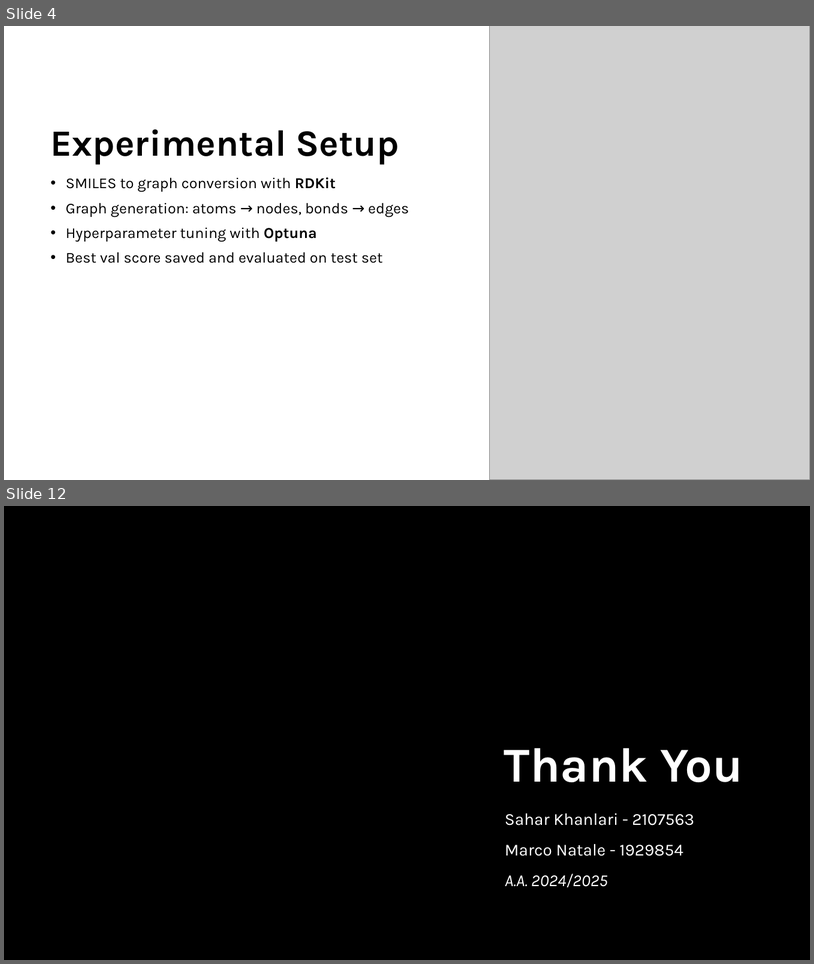
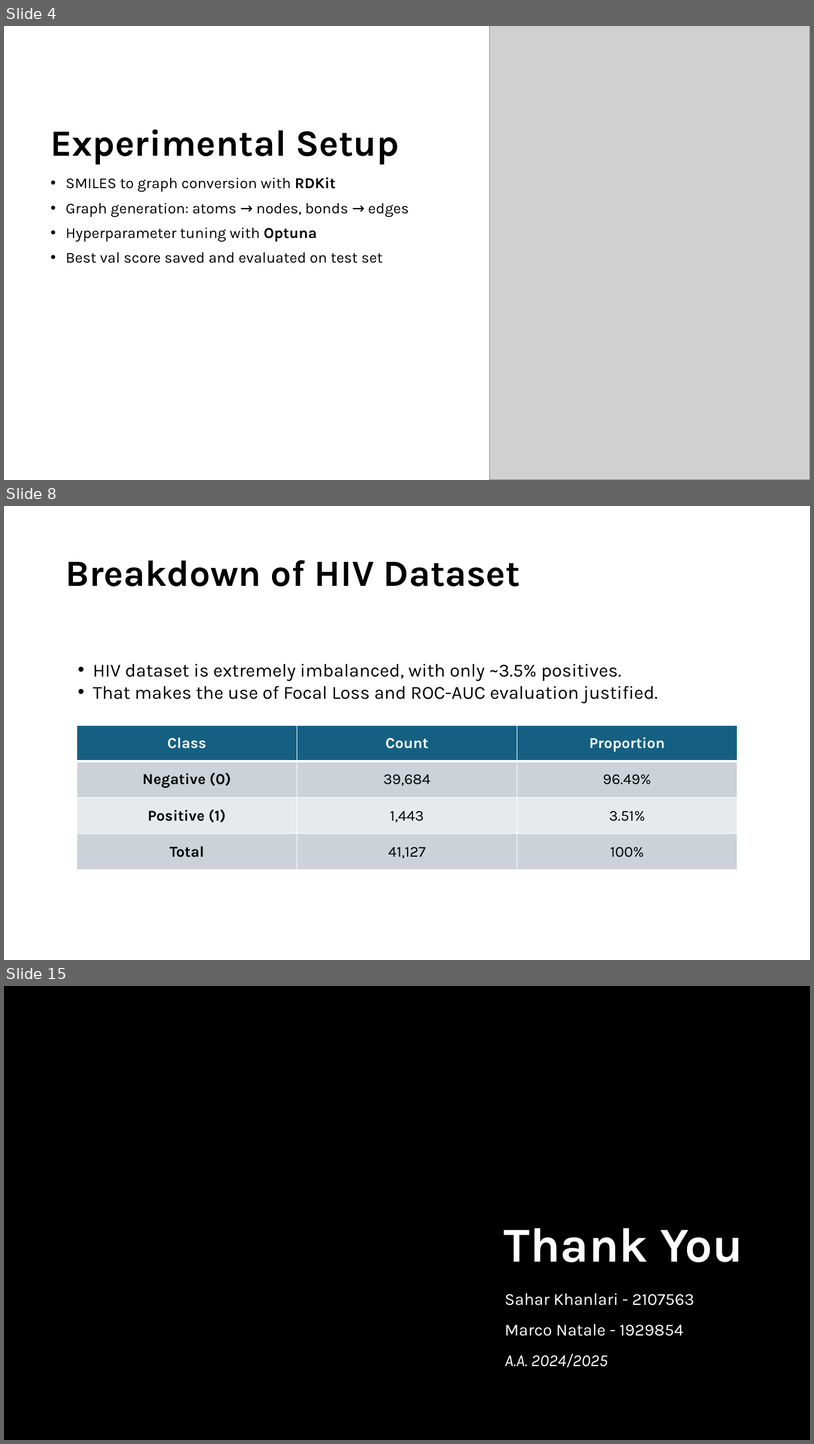
Before and after one commit to Marcoxmas/DataMiningProj, a slide deck: presentation/DM_Presentation.pptx. Shown one above the other, each under a label of ours: slides 4 and 12 before the commit, slides 4, 8 and 15 after it; the slides between them are not shown. The pictures are 814x964 and 814x1444 pixels, drawn with LibreOffice and Linux fonts; fonts in the diff are those of the drawing; grey boxes stand for pictures; background and template pictures are left out. Boxes give left, top, right and bottom in pixels: in the first picture for what was removed or moved away, otherwise in the second. Text is boxed around its words. In the diff, an @@ line names an element or a change of style, - is before the commit and + after.

```diff
--- a/presentation/DM_Presentation.pptx
+++ b/presentation/DM_Presentation.pptx
@@ slide 8 added at box(4, 506, 810, 960), background picture (left out) @@
@@ title added at box(65, 560, 521, 586), 44 pt, text #000000, bold @@
+Breakdown of HIV Dataset
@@ text added at box(93, 664, 658, 703), 22 pt, text #000000 @@
+  • HIV dataset is extremely imbalanced, with only ~3.5% positives.
+  • That makes the use of Focal Loss and ROC-AUC evaluation justified.
@@ table added at box(77, 725, 737, 870), 4 rows, 3 columns @@
+Class | Count | Proportion
+Negative (0) | 39,684 | 96.49%
+Positive (1) | 1,443 | 3.51%
+Total | 41,127 | 100%
@@ what was slide 12 is now slide 15 @@
```
Also in this commit, not shown: 7 slides changed, 2 other slides added, 1 other file.
